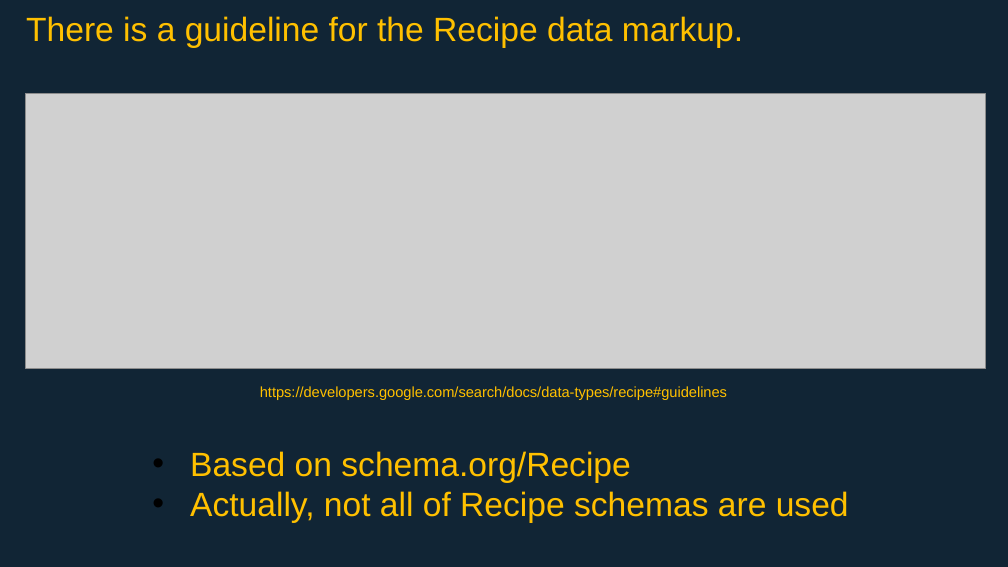
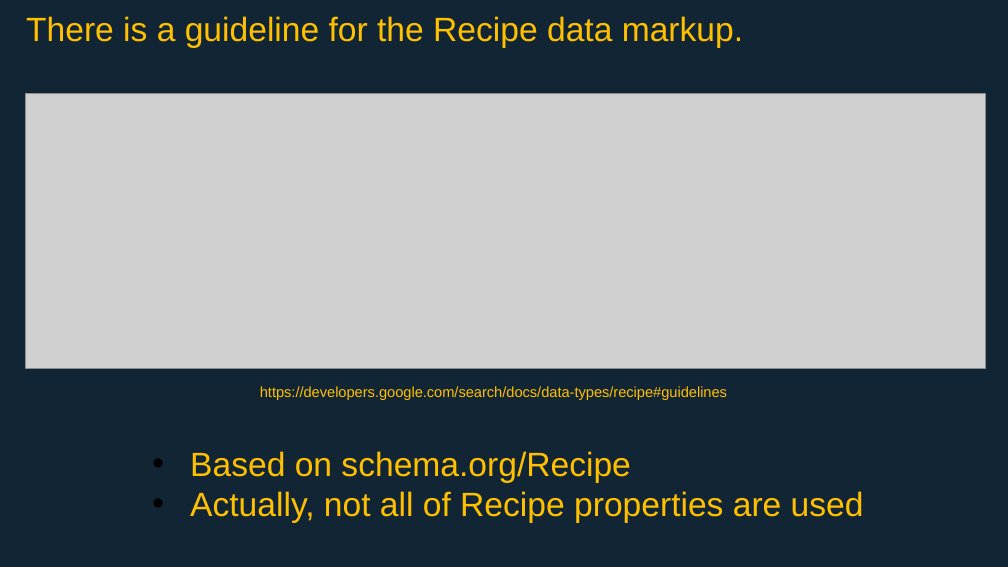
Before and after one commit to elixir-europe/BioHackathon, a slide deck: slide 6 of interoperability/Putting structured data into individual entry pages in biological database/20181112presentation3.pptx. Drawn at 1008x567 pixels with LibreOffice and Linux fonts; fonts in the diff are those of the drawing; grey boxes stand for pictures. Boxes give left, top, right and bottom in pixels: in the first picture for what was removed or moved away, otherwise in the second. Text is boxed around its words. In the diff, an @@ line names an element or a change of style, - is before the commit and + after.

Commit message:
slide updated

```diff
--- a/interoperability/Putting structured data into individual entry pages in biological database/20181112presentation3.pptx
+++ b/interoperability/Putting structured data into individual entry pages in biological database/20181112presentation3.pptx
@@ text at bbox=[190, 491, 864, 523]: text changed @@
-• Actually, not all of Recipe schemas are used
+• Actually, not all of Recipe properties are used
```
